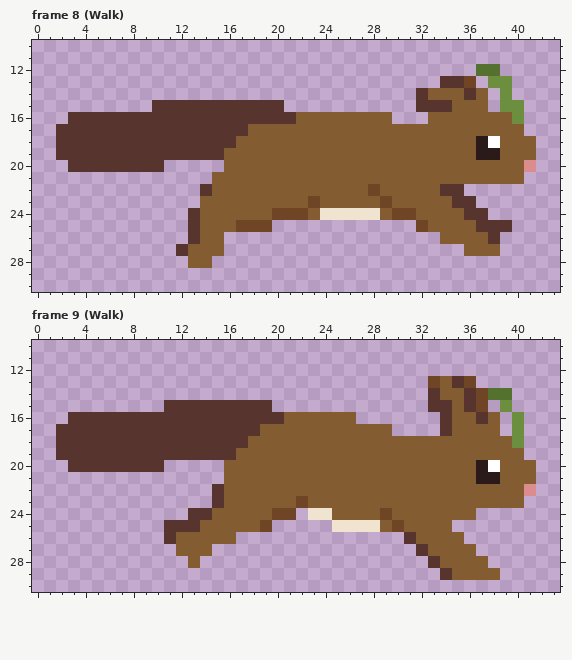
A pixel-art file gets an edit: bnp/resources/sprites/squirrel/squirrel.aseprite. Above, as it was before the edit.
48x48 pixels, 14 frames. Shown: frame 8 (Walk): x 0..43, y 10..30; frame 9 (Walk): x 0..43, y 10..30.
New version:
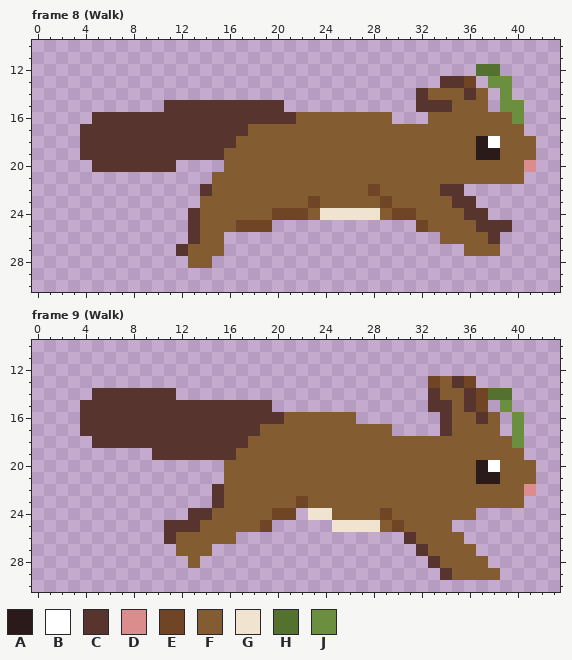
Palette (. is transparent): A #2a1a1a  B #ffffff  C #58342e  D #db8c8c  E #6f4526  F #835c32  G #f0e4d0  H #547130  J #6b8f3e
Changes in this commit:
--- frame 8 (Walk), layer "Squirrel"
@@ x 0..13 @@
 14 ..............
-15 ..........CCCC
-16 ...CCCCCCCCCCC
-17 ..CCCCCCCCCCCC
-18 ..CCCCCCCCCCCC
-19 ..CCCCCCCCCCCC
-20 ...CCCCCCCC...
+15 ...........CCC
+16 .....CCCCCCCCC
+17 ....CCCCCCCCCC
+18 ....CCCCCCCCCC
+19 ....CCCCCCCCCC
+20 .....CCCCCCC..
 21 ..............
--- frame 9 (Walk), layer "Squirrel"
@@ x 0..13 @@
 13 ..............
-14 ..............
-15 ...........CCC
-16 ...CCCCCCCCCCC
-17 ..CCCCCCCCCCCC
-18 ..CCCCCCCCCCCC
-19 ..CCCCCCCCCCCC
-20 ...CCCCCCCC...
+14 .....CCCCCCC..
+15 ....CCCCCCCCCC
+16 ....CCCCCCCCCC
+17 ....CCCCCCCCCC
+18 .....CCCCCCCCC
+19 ..........CCCC
+20 ..............
 21 ..............
